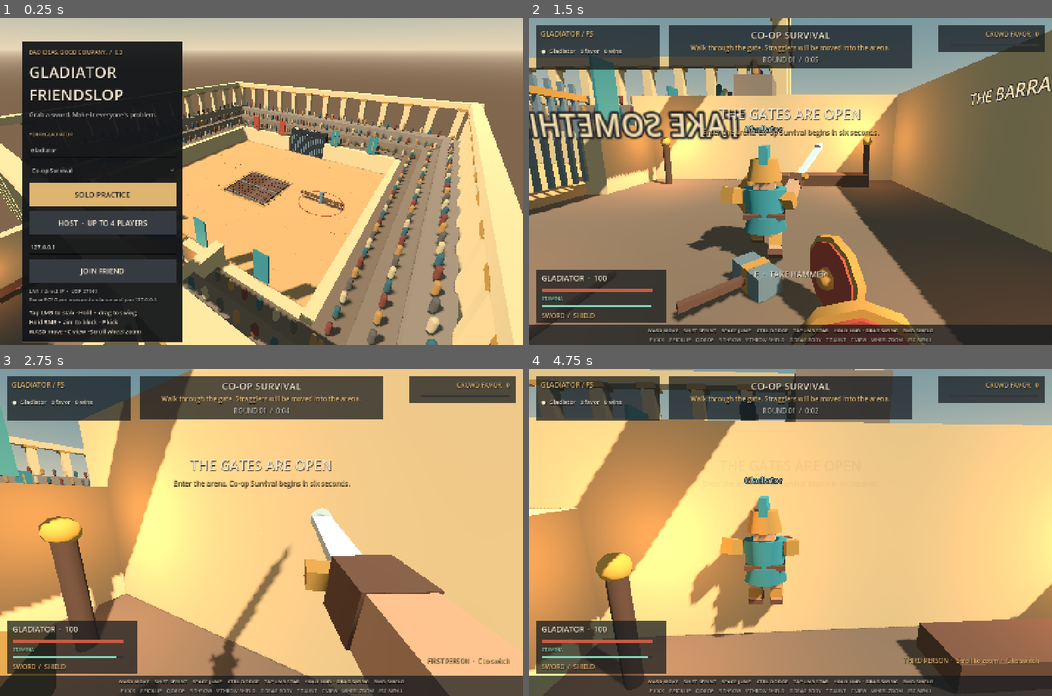
Above: before the commit, frames 1-4 (two rows, left to right).
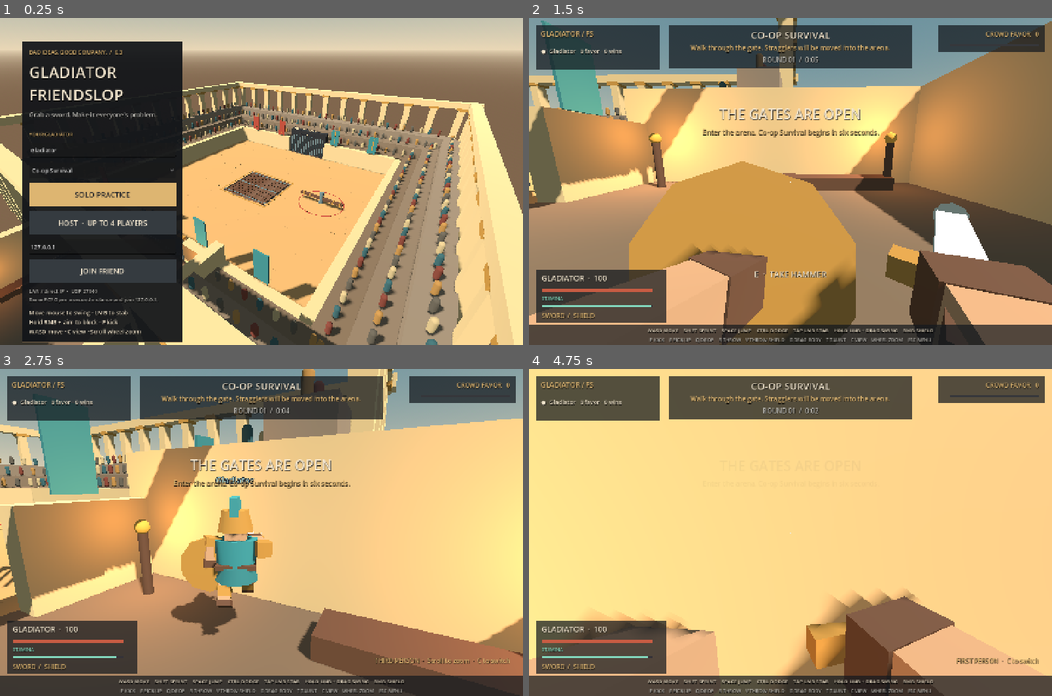
Above: after the commit, the same moments.

Repository: wiings3/GladiatorFS
Game: Godot game, scene res://scenes/main.tscn
The game is run twice, just before and just after one commit, with the same random seed, the same clock (stepped at 60 frames per second) and the same inputs.
Inputs (mouse positions are in pixels of both pictures, inside the frame that each line leads up to):
- Up to frame 1 (0.25 s): no input
- Up to frame 2 (1.5 s): click "SOLO PRACTICE" at 0.5 s; tap Enter at 1.25 s; move the mouse to (816, 181) at 1.27 s; hold W (move_forward) from 1.28 s (still down); hold Right mouse button (guard) from 1.28 s (still down); click (816, 181) at 1.42 s
- Up to frame 3 (2.75 s): keep holding W (move_forward); tap Space at 1.52, 2.27 s; tap Shift (sprint) at 1.55, 2.1 s; move the mouse to (235, 532) at 2.02 s; release Right mouse button (guard) at 2.03 s; click (235, 532) at 2.17 s; tap C at 2.3 s
- Up to frame 4 (4.75 s): keep holding W (move_forward); move the mouse to (800, 525) at 2.77 s; tap C at 2.85 s; click (800, 525) at 2.92 s; tap E at 3.05, 3.6 s; move the mouse to (785, 539) at 3.52 s; click (785, 539) at 3.67 s; tap Space at 3.77, 4.52 s; right-click (785, 539) at 3.8 s; move the mouse to (827, 535) at 4.27 s; hold Right mouse button (guard) from 4.28 s (still down); click (827, 535) at 4.42 s; tap Shift (sprint) at 4.55 s

The runs differ from the first frame. In frame 1, 0.2% of the frame differs, in the area x 5-27%, y 89-92%; in frame 2, 55%, in the area x 0-100%, y 0-100%; in frame 3, 49%; in frame 4, 49%.

Commit message:
Make mouse movement always steer weapons

Diff:
--- a/gladiator-fs/scripts/game.gd
+++ b/gladiator-fs/scripts/game.gd
@@ -43,9 +43,6 @@
 var crowd_clock = 0.0
 var sensitivity = 1.0
 var swing_sensitivity = 1.0
-var mouse_grip = false
-var mouse_press_time = 0
-var mouse_drag_distance = 0.0
 var mouse_weapon_target = Melee.REST
 var camera_yaw = 0.0
 var camera_pitch = -0.30
@@ -53,7 +50,7 @@
 var camera_initialized = false
 const CAMERA_ZOOM_MIN = 2.0
 const CAMERA_ZOOM_MAX = 9.0
-var first_person = false
+var first_person = true
 var third_person_zoom = 5.2
 var camera_distance = 5.2
 var camera_subject = null
@@ -205,14 +202,17 @@
 	ui.hud.show()
 	ui.pause_panel.hide()
 	menu_open = false
-	mouse_grip = false
+	first_person = true
 	mouse_weapon_target = Melee.REST
 	camera_initialized = false
 	Input.mouse_mode = Input.MOUSE_MODE_CAPTURED
 
 func toggle_menu() -> void:
 	menu_open = not menu_open
-	mouse_grip = false
+	if not menu_open and actors.has(local_id()):
+		# Resume from the visible hand pose instead of manufacturing a swing while
+		# the cursor was released for the menu.
+		mouse_weapon_target = actors[local_id()].weapon_angle
 	ui.pause_panel.visible = menu_open
 	Input.mouse_mode = Input.MOUSE_MODE_VISIBLE if menu_open else Input.MOUSE_MODE_CAPTURED
 
@@ -789,23 +789,24 @@
 	var move = Vector2.ZERO
 	var block = false
 	var sprint = false
-	var grip = false
+	var steer_weapon = false
 	if not menu_open:
 		var raw = Input.get_vector("move_left", "move_right", "move_forward", "move_back")
 		var world = Vector3(raw.x, 0, raw.y).rotated(Vector3.UP, camera_yaw)
 		move = Vector2(world.x, world.z)
 		block = Input.is_action_pressed("guard")
 		sprint = Input.is_action_pressed("sprint")
-		grip = mouse_grip
+		# A held weapon is always steered by mouse motion. LMB is reserved for stabs.
+		steer_weapon = true
 	if authority:
-		apply_input(local_id(), move, camera_yaw, block, sprint, camera_pitch, grip, mouse_weapon_target)
+		apply_input(local_id(), move, camera_yaw, block, sprint, camera_pitch, steer_weapon, mouse_weapon_target)
 	else:
 		input_clock += delta
 		if input_clock >= 1.0 / 30.0:
 			input_clock = 0
-			submit_input.rpc_id(1, move, camera_yaw, block, sprint, camera_pitch, grip, mouse_weapon_target)
-
-func apply_input(id: int, move: Vector2, yaw: float, block: bool, sprint: bool, pitch: float = 0.0, grip: bool = false, hand: Vector2 = Melee.REST) -> void:
+			submit_input.rpc_id(1, move, camera_yaw, block, sprint, camera_pitch, steer_weapon, mouse_weapon_target)
+
+func apply_input(id: int, move: Vector2, yaw: float, block: bool, sprint: bool, pitch: float = 0.0, steer_weapon: bool = false, hand: Vector2 = Melee.REST) -> void:
 	if not actors.has(id) or not move.is_finite() or not is_finite(yaw) or not is_finite(pitch) or not hand.is_finite():
 		return
 	var actor = actors[id]
@@ -814,13 +815,13 @@
 	actor.input_pitch = clampf(pitch, -1.0, 0.9)
 	actor.input_block = block
 	actor.input_sprint = sprint
-	actor.set_weapon_input(grip, hand)
+	actor.set_weapon_input(steer_weapon, hand)
 	actor.input_age = 0
 
 @rpc("any_peer", "call_remote", "unreliable_ordered", 1)
-func submit_input(move: Vector2, yaw: float, block: bool, sprint: bool, pitch: float = 0.0, grip: bool = false, hand: Vector2 = Melee.REST) -> void:
+func submit_input(move: Vector2, yaw: float, block: bool, sprint: bool, pitch: float = 0.0, steer_weapon: bool = false, hand: Vector2 = Melee.REST) -> void:
 	if authority:
-		apply_input(multiplayer.get_remote_sender_id(), move, yaw, block, sprint, pitch, grip, hand)
+		apply_input(multiplayer.get_remote_sender_id(), move, yaw, block, sprint, pitch, steer_weapon, hand)
 
 @rpc("any_peer", "call_remote", "reliable", 0)
 func submit_action(action: String, requested_target: int = 0) -> void:
@@ -886,29 +887,24 @@
 	third_person_zoom = clampf(third_person_zoom + steps * 0.65, CAMERA_ZOOM_MIN, CAMERA_ZOOM_MAX)
 
 func weapon_button(pressed: bool) -> String:
-	var tap = not pressed and mouse_grip and Time.get_ticks_msec() - mouse_press_time <= 220 and mouse_drag_distance < 12.0
-	mouse_grip = pressed
-	if pressed:
-		mouse_press_time = Time.get_ticks_msec()
-		mouse_drag_distance = 0
-		if actors.has(local_id()): mouse_weapon_target = actors[local_id()].weapon_angle
-	return "stab" if tap else ""
+	# Pressing LMB performs exactly one stab. Holding or releasing it has no
+	# bearing on mouse-driven swings.
+	return "stab" if pressed else ""
 
 func steer_mouse(motion: Vector2) -> void:
-	# Looking and turning never stop, including throughout a held weapon swing.
+	# The same motion freely turns the camera and steers the held weapon. Damage
+	# still requires a committed stroke, so ordinary aim corrections cannot chip.
 	camera_yaw -= motion.x * 0.003 * sensitivity
 	camera_pitch = clampf(camera_pitch - motion.y * 0.003 * sensitivity, -1.0, 0.9)
-	if mouse_grip:
-		mouse_drag_distance += motion.length()
-		var drag = motion * swing_sensitivity
-		mouse_weapon_target -= drag * 0.010
-		# A mostly vertical pull naturally crosses the front of the body; a lateral
-		# pull levels the hand. Diagonal drags keep both axes under direct control.
-		if absf(drag.y) > absf(drag.x) * 1.5:
-			mouse_weapon_target.x = move_toward(mouse_weapon_target.x, 0.24, absf(drag.y) * 0.010)
-		elif absf(drag.x) > absf(drag.y) * 1.5:
-			mouse_weapon_target.y = move_toward(mouse_weapon_target.y, 0.02, absf(drag.x) * 0.009)
-		mouse_weapon_target = Melee.angle_limit(mouse_weapon_target)
+	var drag = motion * swing_sensitivity
+	mouse_weapon_target -= drag * 0.010
+	# A mostly vertical pull naturally crosses the front of the body; a lateral
+	# pull levels the hand. Diagonal drags keep both axes under direct control.
+	if absf(drag.y) > absf(drag.x) * 1.5:
+		mouse_weapon_target.x = move_toward(mouse_weapon_target.x, 0.24, absf(drag.y) * 0.010)
+	elif absf(drag.x) > absf(drag.y) * 1.5:
+		mouse_weapon_target.y = move_toward(mouse_weapon_target.y, 0.02, absf(drag.x) * 0.009)
+	mouse_weapon_target = Melee.angle_limit(mouse_weapon_target)
 
 func cycle_spectator(direction: int) -> void:
 	var list = []
--- a/gladiator-fs/scripts/gladiator.gd
+++ b/gladiator-fs/scripts/gladiator.gd
@@ -159,7 +159,7 @@
 				weapon_hit_cooldowns.clear()
 				swing_spent = true
 		"attack":
-			# Human melee comes only from held mouse input and swept weapon contact.
+			# Human melee comes only from continuous mouse steering and swept contact.
 			if archetype != "boar":
 				return
 			if attack_time <= 0 and kick_time <= 0:
@@ -312,17 +312,17 @@
 	consume_stamina(clampf(10.0 + speed * mass * 0.38, 12, 45))
 	if exhausted: break_guard()
 
-func set_weapon_input(grip: bool, aim: Vector2) -> void:
+func set_weapon_input(active: bool, aim: Vector2) -> void:
 	var bounded = Melee.angle_limit(aim)
 	var previous = weapon_target if input_attack else weapon_angle
-	if grip and not input_attack:
+	if active and not input_attack:
 		swing_origin = weapon_angle
 		swing_start_angle = weapon_angle
 		swing_direction = Vector2.ZERO
 		swing_spent = false
 		weapon_travel = 0
 	var motion = bounded - previous
-	if grip and motion.length() > 0.004:
+	if active and motion.length() > 0.004:
 		if swing_direction != Vector2.ZERO and motion.normalized().dot(swing_direction) < -0.3:
 			# A reversal starts a new stroke; little wiggles never add up to a full swing.
 			swing_origin = previous
@@ -333,7 +333,7 @@
 			swing_direction = motion.normalized()
 		weapon_travel = bounded.distance_to(swing_origin)
 		weapon_motion_age = 0
-	input_attack = grip
+	input_attack = active
 	weapon_target = bounded
 
 func stab_windup() -> float:
@@ -471,7 +471,7 @@
 		bot_threat_time += delta
 	else:
 		bot_threat_time = 0
-	# React to visible motion, then leave a generous opening. Holding LMB is not a threat.
+	# React to visible motion, then leave a generous opening. An idle pose is not a threat.
 	var reaction = 0.20 + posmod(uid, 3) * 0.06
 	if bot_threat_time >= reaction and bot_guard_cooldown <= 0 and stamina >= 20:
 		bot_guard_time = 0.38
--- a/gladiator-fs/scripts/interface.gd
+++ b/gladiator-fs/scripts/interface.gd
@@ -121,7 +121,7 @@
 	status = label("LAN / direct IP  ·  UDP 27840\nSame PC? Open a second instance and join 127.0.0.1.", 14, MUTED)
 	status.autowrap_mode = TextServer.AUTOWRAP_WORD_SMART
 	box.add_child(status)
-	box.add_child(label("Tap LMB to stab · Hold + drag to swing\nHold RMB + aim to block · F kick\nWASD move · C view · Scroll wheel zoom", 16, CREAM))
+	box.add_child(label("Move mouse to swing · LMB to stab\nHold RMB + aim to block · F kick\nWASD move · C view · Scroll wheel zoom", 16, CREAM))
 
 func _build_hud() -> void:
 	hud = Control.new()
--- a/gladiator-fs/tests/camera_test.gd
+++ b/gladiator-fs/tests/camera_test.gd
@@ -45,7 +45,15 @@
 	game.camera_pitch = 0
 	await frames(3)
 	game.update_camera(1.0 / 60)
-	check(not game.first_person and game.camera.position.z > player.position.z + 4, "New sessions start in third person")
+	var eye = player.get_global_transform_interpolated().origin + Vector3(0.08, 1.85, 0.16)
+	check(game.first_person and game.camera.position.distance_to(eye) < 0.001, "New sessions start at eye level in first person")
+	check(not player.parts.head.visible and not player.parts.torso.visible and not player.nameplate.visible and other.parts.head.visible and other.parts.torso.visible, "Only the local player's head, torso and nameplate are hidden")
+	check(player.parts.right_arm.is_visible_in_tree() and player.held_model.is_visible_in_tree() and player.shield_model.is_visible_in_tree(), "First person keeps the real arms, weapon and shield visible")
+	wheel(MOUSE_BUTTON_WHEEL_UP)
+	check(is_equal_approx(game.third_person_zoom, 5.2), "Wheel input in first person preserves the saved third-person zoom")
+	key(KEY_C)
+	game.update_camera(1.0 / 60)
+	check(not game.first_person and game.camera.position.z > player.position.z + 4 and player.parts.head.visible, "C switches to third person and restores the full character")
 	wheel(MOUSE_BUTTON_WHEEL_UP)
 	var wanted = game.third_person_zoom
 	game.update_camera(1.0 / 60)
@@ -64,19 +72,16 @@
 	await frames(2)
 	key(KEY_C)
 	game.update_camera(1.0 / 60)
-	var eye = player.get_global_transform_interpolated().origin + Vector3(0.08, 1.85, 0.16)
 	check(game.first_person and game.camera.position.distance_to(eye) < 0.001, "C switches to an eye-level first-person camera")
-	check(not player.parts.head.visible and not player.parts.torso.visible and not player.nameplate.visible and other.parts.head.visible and other.parts.torso.visible, "Only the local player's head, torso and nameplate are hidden")
-	check(player.parts.right_arm.is_visible_in_tree() and player.held_model.is_visible_in_tree() and player.shield_model.is_visible_in_tree(), "First person keeps the real arms, weapon and shield visible")
 	key(KEY_C, true)
 	check(game.first_person, "Holding C does not repeatedly toggle the view")
 	wheel(MOUSE_BUTTON_WHEEL_UP)
 	check(game.third_person_zoom == game.CAMERA_ZOOM_MAX, "Wheel input in first person preserves the saved third-person zoom")
-	game.mouse_grip = true
+	var hand_before = game.mouse_weapon_target
 	game.steer_mouse(Vector2(40, -20))
 	game.update_camera(1.0 / 60)
 	var direction = -game.camera.basis.z
-	check(direction.x > 0 and direction.y > 0 and game.mouse_grip, "First-person aim follows mouse motion during a held swing")
+	check(direction.x > 0 and direction.y > 0 and game.mouse_weapon_target.distance_to(hand_before) > 0.2, "First-person mouse motion aims the camera and weapon without LMB")
 	key(KEY_C)
 	game.update_camera(1.0 / 60)
 	check(not game.first_person and player.parts.head.visible and player.parts.torso.visible and player.nameplate.visible and game.camera_distance == game.CAMERA_ZOOM_MAX, "Returning to third person restores the full character and previous zoom")
--- a/gladiator-fs/tests/combat_test.gd
+++ b/gladiator-fs/tests/combat_test.gd
@@ -130,7 +130,7 @@
 	await prepare()
 	game.apply_input(1, Vector2.ZERO, 0, false, false, 0, true, Vector2(-1, 0.02))
 	await swing(Vector2(-1, 0.02), Vector2(-1, 0.02))
-	check(target.health == 100, "Holding left click without moving cannot deal damage")
+	check(target.health == 100, "Holding the weapon still cannot deal damage")
 	await prepare()
 	target.position.x = -3
 	await swing(Vector2(-1, 0.02), Vector2(1, 0.02))
@@ -166,15 +166,16 @@
 			await physics_frame
 		distances.append(player.position.x + 10)
 	check(distances[0] > distances[1] + 0.7, "The heavier load actually travels less distance over the same second")
-	game.mouse_grip = true
 	game.mouse_weapon_target = Vector2.ZERO
 	var yaw = game.camera_yaw
 	game.steer_mouse(Vector2(-80, 0))
-	check(game.mouse_weapon_target.x > 0.7 and game.camera_yaw > yaw, "Left drag swings the hand AND turns the camera")
+	check(game.mouse_weapon_target.x > 0.7 and game.camera_yaw > yaw, "Mouse motion swings the hand AND turns the camera without an attack button")
+	player.input_attack = false
+	game.collect_input(0.0)
+	check(player.input_attack, "Normal gameplay continuously sends mouse weapon control without LMB")
 	game.mouse_weapon_target = Vector2(0.24, 0.8)
 	game.steer_mouse(Vector2(0, 80))
 	check(game.mouse_weapon_target.y < 0.01, "Downward mouse movement lowers the weapon through an overhead arc")
-	game.mouse_grip = false
 	var pitch = game.camera_pitch
 	game.steer_mouse(Vector2(0, -50))
 	check(game.camera_pitch > pitch, "Mouse look can aim a raised shield upward")
@@ -195,8 +196,8 @@
 	await physics_frame
 
 func thrust() -> void:
-	game.weapon_button(true)
-	game.act(1, game.weapon_button(false))
+	game.act(1, game.weapon_button(true))
+	game.weapon_button(false)
 	for i in range(32): await tick(Melee.REST, false)
 
 func new_combat_checks() -> void:
@@ -232,12 +233,10 @@
 	target.position.x = 3
 	await thrust()
 	check(target.health == 100, "A stab misses a target outside its actual path")
-	game.weapon_button(true)
-	game.mouse_press_time -= 300
-	check(game.weapon_button(false) == "", "Releasing a long hold does not add an unwanted stab")
-	game.weapon_button(true)
+	check(game.weapon_button(true) == "stab" and game.weapon_button(false) == "", "LMB press requests one stab and release requests nothing")
+	var hand_before = game.mouse_weapon_target
 	game.steer_mouse(Vector2(35, 0))
-	check(game.weapon_button(false) == "", "Releasing a quick drag does not also stab")
+	check(game.mouse_weapon_target.distance_to(hand_before) > 0.2, "Mouse motion keeps steering the weapon without LMB")
 	await prepare("hammer")
 	target.position.x = 5
 	var windup_speed = 0.0
@@ -265,7 +264,7 @@
 	for i in range(45):
 		target.drive_ai_defense(player, 1.0 / 60.0)
 		await tick(Melee.REST)
-	check(target.guard_raise < 0.1, "NPC defense does not react to merely holding left click")
+	check(target.guard_raise < 0.1, "NPC defense does not react to an idle controlled weapon")
 	await prepare("hammer", true)
 	var instant_block = false
 	var delayed_block = false
Not shown, changed: AGENTS.md
Not shown, changed: README.md
